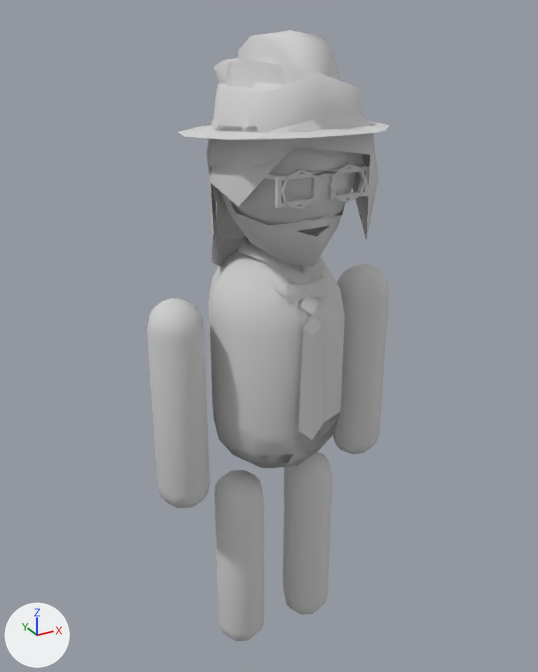
An edit to the glTF model dist/static/models/bonhomme.glb, drawn before and after from the same camera.
Before and after are seen from a camera (50 mm lens) standing at (-1.86, -3.21, 0.7) and looking at (-0.01, 0.15, -0.98). Arrows for +X, +Y and +Z are at lower left; the lights stay in place. Vertices at the same position are counted once.

The older version as bpy lines, for what is in view:
```python
ob_arm_l_002 = bpy.data.objects.new('Arm_L.002', me_sphere_014)
ob_arm_l_002.location = (0.0, 0.0, 0.0)
ob_arm_r_002 = bpy.data.objects.new('Arm_R.002', me_sphere_013)
ob_arm_r_002.location = (0.0, 0.0, 0.0)
ob_body_female = bpy.data.objects.new('Body_Female', me_sphere_012)
ob_body_female.location = (0.0, 0.0, 0.0)
ob_body_male = bpy.data.objects.new('Body_Male', me_sphere_002)
ob_body_male.location = (0.0, 0.0, 0.0)
ob_head_002 = bpy.data.objects.new('Head.002', me_sphere_041)
ob_head_002.location = (0.0, 0.0, 0.0)
ob_leg_l_002 = bpy.data.objects.new('Leg_L.002', me_sphere_015)
ob_leg_l_002.location = (0.0, 0.0, 0.0)
ob_leg_r_002 = bpy.data.objects.new('Leg_R.002', me_sphere_016)
ob_leg_r_002.location = (0.0, 0.0, 0.0)
ob_prop_hair_man_hat = bpy.data.objects.new('Prop_Hair_Man_Hat', me_sphere_039)
ob_prop_hair_man_hat.location = (0.0, 0.0, 0.0)
ob_prop_hair_man_short = bpy.data.objects.new('Prop_Hair_Man_Short', me_sphere_019)
ob_prop_hair_man_short.location = (0.0, 0.0, 0.0)
# also in view: 'Prop_Head_Glasses' at (0.0, -0.15, -0.04); 'Prop_Head_Glasses_02' at (0.0, -0.16, -0.04); 'Prop_Body_Tie' at (0.0, -0.28, -1.01); 'Prop_Body_Fliege' at (0.0, -0.24, -0.59); 'Prop_Hair_Man_Mid' at (0.0, 0.0, 0.1)
```
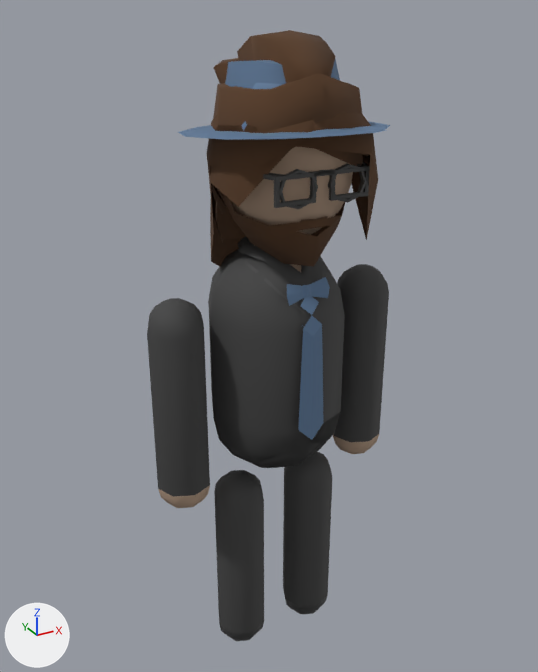
The newer file is also turned or shifted as a whole; pictures and numbers use the older file's frame.

What differs and where, as boxes (x1, y1, x2, y2) in the pictures (538 x 672 px; the box of a moved part takes in the faces that stretch with it):
```json
{"object": "Body_Male", "change": "recoloured, surface changed", "before": [208, 236, 345, 468], "after": [208, 236, 345, 468], "on screen": "grey to black"}
{"object": "Arm_R.002", "change": "recoloured", "before": [147, 298, 210, 508], "after": [147, 298, 210, 508], "on screen": "grey to black"}
{"object": "Arm_L.002", "change": "recoloured", "before": [333, 264, 389, 454], "after": [333, 264, 389, 454], "on screen": "grey to black"}
{"object": "Leg_R.002", "change": "recoloured", "before": [214, 470, 264, 641], "after": [214, 470, 264, 641], "on screen": "grey to black"}
{"object": "Leg_L.002", "change": "recoloured", "before": [283, 452, 332, 614], "after": [283, 452, 332, 614], "on screen": "grey to black"}
{"object": "Prop_Hair_Women_Mid", "change": "recoloured", "before": [207, 112, 378, 243], "after": [207, 112, 378, 243], "on screen": "grey to brown"}
{"object": "Prop_Hair_Man_Mid", "change": "recoloured", "before": [213, 73, 362, 201], "after": [213, 73, 362, 201], "on screen": "grey to brown"}
{"object": "Head.002", "change": "recoloured", "before": [219, 147, 355, 235], "after": [219, 147, 355, 235]}
{"object": "Prop_Hair_Facial_Beard", "change": "recoloured", "before": [221, 192, 345, 267], "after": [221, 192, 345, 267], "on screen": "grey to brown"}
{"object": "Prop_Hair_Man_Special", "change": "recoloured", "before": [237, 30, 335, 84], "after": [237, 30, 335, 84], "on screen": "grey to brown"}
{"object": "Body_Female", "change": "recoloured, surface changed", "before": [214, 241, 340, 468], "after": [214, 241, 340, 468], "on screen": "grey to black"}
{"object": "Prop_Hair_Man_Hat", "change": "recoloured", "before": [178, 59, 390, 139], "after": [178, 59, 390, 139], "on screen": "grey to blue"}
{"object": "Prop_Body_Tie", "change": "recoloured", "before": [298, 296, 323, 440], "after": [298, 296, 323, 440], "on screen": "grey to blue"}
{"object": "Prop_Hair_Man_Short", "change": "recoloured", "before": [210, 120, 369, 214], "after": [210, 120, 369, 214], "on screen": "grey to brown"}
{"object": "Prop_Hair_Women_Long", "change": "recoloured", "before": [207, 121, 363, 266], "after": [207, 121, 363, 266], "on screen": "grey to brown"}
{"object": "Prop_Head_Glasses", "change": "recoloured", "before": [263, 162, 370, 208], "after": [263, 162, 370, 208], "on screen": "grey to black"}
{"object": "Prop_Head_Glasses_02", "change": "recoloured", "before": [269, 163, 367, 209], "after": [269, 163, 367, 209], "on screen": "grey to black"}
{"object": "Prop_Body_Fliege", "change": "recoloured", "before": [287, 277, 330, 306], "after": [287, 277, 330, 306], "on screen": "grey to blue"}
{"object": "Prop_Hair_Man_Hat2", "change": "recoloured", "before": [241, 76, 386, 139], "after": [241, 76, 386, 139], "on screen": "grey to blue"}
{"object": "Prop_Hair_Man_Long", "change": "recoloured", "before": [213, 58, 366, 208], "after": [213, 58, 366, 208], "on screen": "grey to brown"}
{"object": "Prop_Hair_Women_Long_Attached", "change": "recoloured", "before": [211, 114, 240, 208], "after": [211, 114, 240, 208]}
{"object": "Prop_Hair_Facial_Stache", "change": "recoloured", "before": [300, 216, 328, 223], "after": [300, 216, 328, 223]}
{"part": 1, "of": "me_sphere_012", "change": "moved or reshaped", "before": [253, 244, 340, 468], "after": [253, 244, 339, 466]}
{"part": 2, "of": "me_sphere_002", "change": "moved or reshaped", "before": [208, 236, 345, 467], "after": [208, 236, 345, 468]}
```

The change, as JSON lines over the scene's bpy script:
```json
{"op": "set", "path": "mat_skin.base_color", "old": "(0.64, 0.64, 0.64)", "new": "(0.461, 0.326, 0.234)", "note": "light grey #d1d1d1 -> beige #b59b85"}
{"op": "set", "path": "mat_suit.base_color", "old": "(0.64, 0.64, 0.64)", "new": "(0.0536, 0.0536, 0.0536)", "note": "light grey #d1d1d1 -> black #414141"}
{"op": "set", "path": "mat_boots.base_color", "old": "(0.64, 0.64, 0.64)", "new": "(0.0394, 0.0394, 0.0394)", "note": "light grey #d1d1d1 -> black #383838"}
{"op": "set", "path": "mat_cloth.base_color", "old": "(0.64, 0.64, 0.64)", "new": "(0.109, 0.186, 0.311)", "note": "light grey #d1d1d1 -> blue #5d7797"}
{"op": "set", "path": "mat_hair.base_color", "old": "(0.64, 0.64, 0.64)", "new": "(0.0967, 0.0447, 0.0188)", "note": "light grey #d1d1d1 -> brown #583c25"}
{"op": "set", "path": "mat_metal_001.base_color", "old": "(0.64, 0.64, 0.64)", "new": "(0.12, 0.12, 0.12)", "note": "light grey #d1d1d1 -> dark grey #616161"}
{"block": "me_sphere_012", "where": "me_sphere_012.from_pydata(...)  # 82 vertices, 160 faces; spans x -0.387..0.388, y -0.287..0.487, z -1.768..-0.416"}
{"block": "me_sphere_012", "where": "# used by ob_body_female; location = (0.0, 0.0, 0.0)"}
{"block": "me_sphere_012", "change": "me_sphere_012 part 1"}
{"block": "me_sphere_012", "change": "68 faces are deleted"}
{"block": "me_sphere_012", "change": "68 new faces join them, mat_suit (black #414141)"}
{"block": "me_sphere_002", "where": "me_sphere_002.from_pydata(...)  # 82 vertices, 160 faces; spans x -0.387..0.388, y -0.287..0.487, z -1.768..-0.411"}
{"block": "me_sphere_002", "where": "# used by ob_body_male; location = (0.0, 0.0, 0.0)"}
{"block": "me_sphere_002", "change": "me_sphere_002 part 2"}
{"block": "me_sphere_002", "change": "80 faces are deleted"}
{"block": "me_sphere_002", "change": "80 new faces join them, mat_suit (black #414141)"}
```
